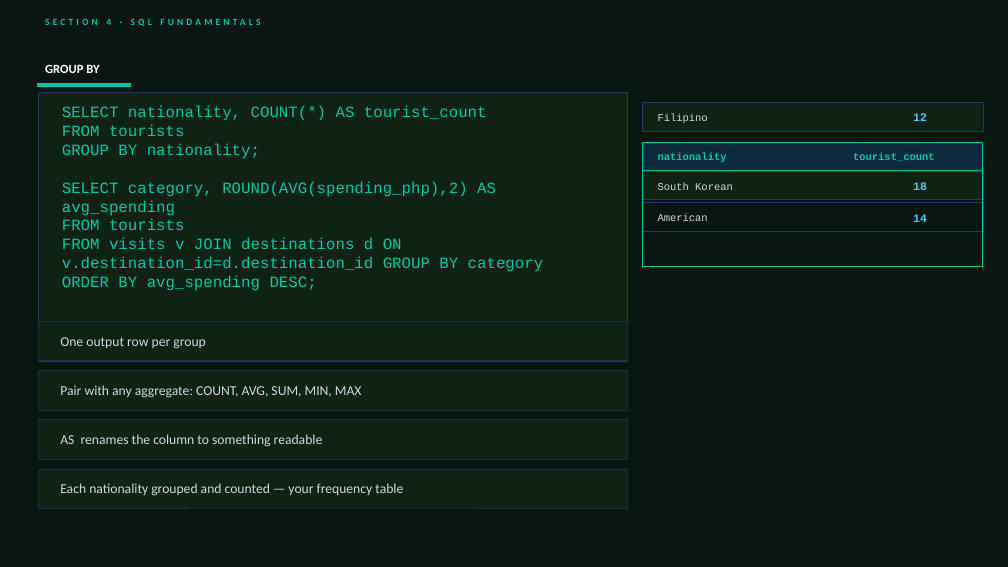
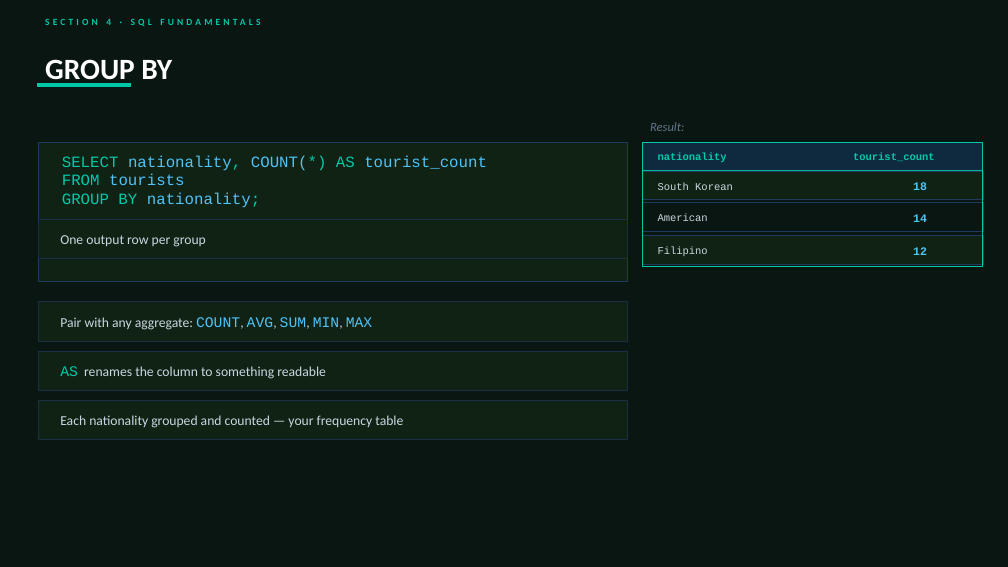
Before and after one commit to rachellvinculado/sql-seminar-nsm2026, a slide deck: slide 23 of SQL_Seminar_Deck_102026.pptx. Drawn at 1008x567 pixels with LibreOffice and Linux fonts; fonts in the diff are those of the drawing. Boxes give left, top, right and bottom in pixels: in the first picture for what was removed or moved away, otherwise in the second. Text is boxed around its words. In the diff, an @@ line names an element or a change of style, - is before the commit and + after.

```diff
--- a/SQL_Seminar_Deck_102026.pptx
+++ b/SQL_Seminar_Deck_102026.pptx
@@ text "GROUP BY" at (x1=45, y1=59, x2=172, y2=87): size 12 to 28 pt @@
@@ rectangle resized from (x1=38, y1=93, x2=628, y2=361) to (x1=38, y1=142, x2=628, y2=281) @@
@@ text "SELECT nationality, COUNT(*) AS tourist_count" moved from (x1=62, y1=105, x2=544, y2=290) to (x1=62, y1=155, x2=487, y2=208) @@
@@ text "SELECT nationality, COUNT(*) AS tourist_count" at (x1=62, y1=155, x2=487, y2=208): text colour #00C9A7 to #4FC3F7 in "nationality, COUNT(*) tourist_count", "tourists", "nationality;" @@
@@ text at (x1=62, y1=181, x2=544, y2=290): paragraphs removed @@
-SELECT category, ROUND(AVG(spending_php),2) AS avg_spending
-FROM tourists
-FROM visits v JOIN destinations d ON v.destination_id=d.destination_id GROUP BY category
-ORDER BY avg_spending DESC;
@@ rectangle moved from (x1=38, y1=321, x2=628, y2=361) to (x1=38, y1=219, x2=628, y2=259) @@
@@ text "One output row per group" moved from (x1=60, y1=337, x2=205, y2=349) to (x1=60, y1=235, x2=205, y2=247) @@
@@ 2 texts, 1 rectangle moved together from (x1=643, y1=102, x2=983, y2=131) to (x1=643, y1=235, x2=983, y2=264) @@
@@ text "Pair with any aggregate: COUNT, ..." at (x1=60, y1=317, x2=372, y2=330): size 13 to 14 pt, font Calibri to Courier New, text colour #CBD5E1 to #4FC3F7 in "COUNT, AVG, SUM, MIN, MAX" @@
@@ text "AS renames the column to ..." at (x1=60, y1=366, x2=326, y2=379): size 13 to 14 pt, font Calibri to Courier New, text colour #CBD5E1 to #00C9A7 in "AS" @@
@@ 3 texts, 3 rectangles moved together from (x1=38, y1=371, x2=628, y2=508) to (x1=38, y1=302, x2=628, y2=439) @@
```
Also in this commit, not shown: 17 other slides changed, 7 slides removed, 1 other file.
